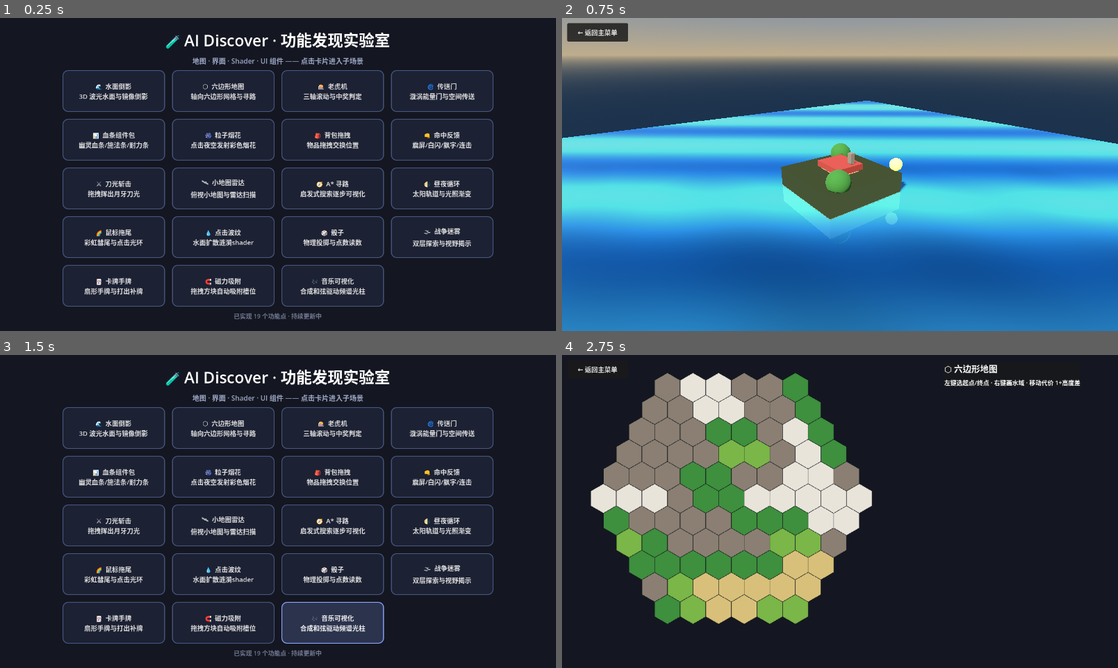
Above: before the commit, frames 1-4 (two rows, left to right).
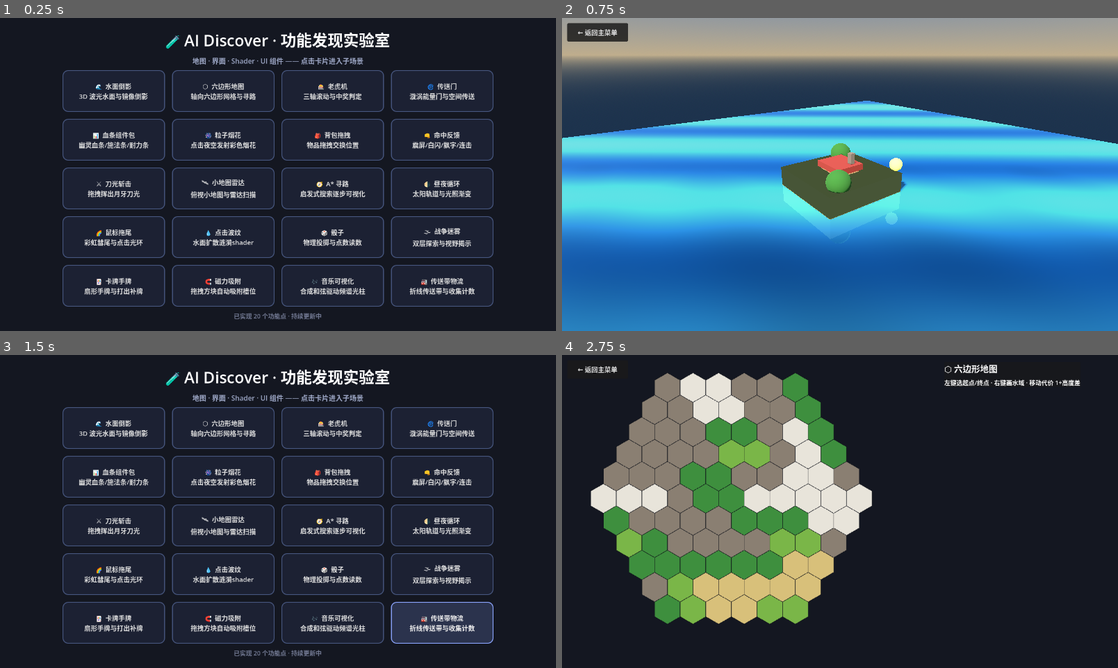
Above: after the commit, the same moments.

Repository: richardkiwilee/pyFramework
Game: Godot game, scene res://scenes/menu.tscn
Same seed, same stepped clock (60 frames per second), same inputs: the game is played once before the commit and once after it.
Inputs:
- Up to frame 1 (0.25 s): no input
- Up to frame 2 (0.75 s): click "🌊 水面倒影 3D 波光水面与镜像倒影" at 0.5 s
- Up to frame 3 (1.5 s): click "← 返回主菜单" at 1.25 s
- Up to frame 4 (2.75 s): click "⬡ 六边形地图 轴向六边形网格与寻路" at 2 s

The runs differ from the first frame. In frame 1, 0.6% of the frame differs, in the area x 45-89%, y 78-96%; in frame 2, nothing differs; in frame 3, 4.7%; in frame 4, nothing differs.

Commit message:
ai-discover: 功能20 传送带物流——折线传送/流动箭头/收集计数
Co-Authored-By: Claude <noreply@anthropic.com>

Diff:
--- /dev/null
+++ b/ai-discover/features/conveyor/conveyor.gd
@@ -0,0 +1,110 @@
+extends Node2D
+## =============================================================================
+## 传送带物流 —— 折线传送带把物品运到收集篮
+## =============================================================================
+## · L 形传送带（折线路径），带面绘制流动的箭头刻线表示方向；
+## · 点击任意位置投料，物品沿折线匀速前进（自动投料每 1.2 秒一次）；
+## · 到终点落入收集篮：物品淡出 + 计数 +1。
+## 物品在折线上按"累计距离"参数化推进，拐弯自然。
+## =============================================================================
+
+const PATH: Array[Vector2] = [
+	Vector2(120, 560), Vector2(580, 560), Vector2(580, 200), Vector2(1090, 200),
+]
+const BELT_SPEED := 150.0
+const ITEM_COLORS: Array[Color] = [
+	Color(0.95, 0.5, 0.3), Color(0.4, 0.8, 0.5), Color(0.45, 0.6, 1.0),
+	Color(0.95, 0.85, 0.3), Color(0.8, 0.5, 0.95),
+]
+
+var _items: Array = []       # {dist, speed, color, t}
+var _collected := 0
+var _spawn_timer := 0.0
+var _segs: Array = []        # {start, dir, len}
+var _total_len := 0.0
+
+@onready var count_label: Label = $CanvasLayer/CountLabel
+
+
+func _ready() -> void:
+	for i in PATH.size() - 1:
+		var dir := PATH[i + 1] - PATH[i]
+		_segs.append({"start": PATH[i], "dir": dir.normalized(), "len": dir.length()})
+		_total_len += dir.length()
+
+
+func _process(delta: float) -> void:
+	# 物品前进
+	for item in _items:
+		item["dist"] += item["speed"] * delta
+	# 到达终点 → 收集
+	var done := 0
+	for item in _items:
+		if item["dist"] >= _total_len:
+			_collected += 1
+			done += 1
+			count_label.text = "🧺 已收集：%d" % _collected
+	if done > 0:
+		var alive: Array = []
+		for item in _items:
+			if item["dist"] < _total_len:
+				alive.append(item)
+		_items = alive
+	# 自动投料
+	_spawn_timer += delta
+	if _spawn_timer >= 1.2:
+		_spawn_timer = 0.0
+		_spawn_item()
+	queue_redraw()
+
+
+func _unhandled_input(event: InputEvent) -> void:
+	if event is InputEventMouseButton and event.pressed and event.button_index == MOUSE_BUTTON_LEFT:
+		_spawn_item()
+		get_viewport().set_input_as_handled()
+
+
+func _spawn_item() -> void:
+	_items.append({
+		"dist": 0.0,
+		"speed": BELT_SPEED * randf_range(0.9, 1.25),
+		"color": ITEM_COLORS[randi() % ITEM_COLORS.size()],
+	})
+
+
+## 累计距离 → 折线上的点
+func _point_at(dist: float) -> Vector2:
+	var d := dist
+	for seg in _segs:
+		if d <= seg["len"]:
+			return seg["start"] + seg["dir"] * d
+		d -= seg["len"]
+	return PATH[PATH.size() - 1]
+
+
+func _draw() -> void:
+	# 传送带带面 + 流动箭头刻线
+	for seg in _segs:
+		var a: Vector2 = seg["start"]
+		var b: Vector2 = a + seg["dir"] * seg["len"]
+		draw_line(a, b, Color(0.22, 0.24, 0.30), 34.0)
+		draw_line(a, b, Color(0.32, 0.36, 0.46), 30.0)
+		# 箭头刻线（随时间沿方向流动）
+		var offset := fposmod(Time.get_ticks_msec() / 1000.0 * BELT_SPEED, 44.0)
+		var d := offset
+		while d < seg["len"]:
+			var p: Vector2 = a + seg["dir"] * d
+			var n: Vector2 = Vector2(-seg["dir"].y, seg["dir"].x)
+			draw_line(p - n * 11.0, p + n * 11.0, Color(0.55, 0.6, 0.72, 0.8), 3.0)
+			d += 44.0
+
+	# 收集篮（终点）
+	var end := PATH[PATH.size() - 1]
+	draw_rect(Rect2(end + Vector2(10, -26), Vector2(52, 52)), Color(0.55, 0.4, 0.25))
+	draw_rect(Rect2(end + Vector2(10, -26), Vector2(52, 52)), Color(0.2, 0.15, 0.1), false, 3.0)
+
+	# 物品
+	for item in _items:
+		var p := _point_at(item["dist"])
+		draw_rect(Rect2(p - Vector2(13, 13), Vector2(26, 26)), item["color"])
+		draw_rect(Rect2(p - Vector2(13, 13), Vector2(26, 26)), Color(1, 1, 1, 0.7), false, 2.0)
--- /dev/null
+++ b/ai-discover/features/conveyor/conveyor.tscn
@@ -0,0 +1,35 @@
+[gd_scene load_steps=3 format=3]
+
+[ext_resource type="Script" path="res://features/conveyor/conveyor.gd" id="1_main"]
+[ext_resource type="PackedScene" path="res://scenes/back_button.tscn" id="2_back"]
+
+[node name="Conveyor" type="Node2D"]
+script = ExtResource("1_main")
+
+[node name="BackButton" parent="." instance=ExtResource("2_back")]
+
+[node name="CanvasLayer" type="CanvasLayer" parent="."]
+
+[node name="TitleLabel" type="Label" parent="CanvasLayer"]
+offset_left = 16.0
+offset_top = 16.0
+offset_right = 400.0
+offset_bottom = 52.0
+theme_override_font_sizes/font_size = 22
+text = "🏭 传送带物流"
+
+[node name="CountLabel" type="Label" parent="CanvasLayer"]
+offset_left = 1020.0
+offset_top = 60.0
+offset_right = 1260.0
+offset_bottom = 100.0
+theme_override_font_sizes/font_size = 20
+text = "🧺 已收集：0"
+
+[node name="HintLabel" type="Label" parent="CanvasLayer"]
+offset_left = 16.0
+offset_top = 690.0
+offset_right = 1000.0
+offset_bottom = 716.0
+theme_override_font_sizes/font_size = 14
+text = "🏭 点击任意位置投料（自动每 1.2 秒投一次）· 物品沿传送带进入收集篮"
--- a/ai-discover/scripts/menu.gd
+++ b/ai-discover/scripts/menu.gd
@@ -29,6 +29,7 @@
 	{"icon": "🃏", "name": "卡牌手牌", "desc": "扇形手牌与打出补牌", "scene": "res://features/card_hand/card_hand.tscn"},
 	{"icon": "🧲", "name": "磁力吸附", "desc": "拖拽方块自动吸附槽位", "scene": "res://features/magnet_snap/magnet_snap.tscn"},
 	{"icon": "🎶", "name": "音乐可视化", "desc": "合成和弦驱动频谱光柱", "scene": "res://features/audio_visualizer/audio_visualizer.tscn"},
+	{"icon": "🏭", "name": "传送带物流", "desc": "折线传送带与收集计数", "scene": "res://features/conveyor/conveyor.tscn"},
 ]
 
 @onready var grid: GridContainer = $CenterBox/VBox/Grid
